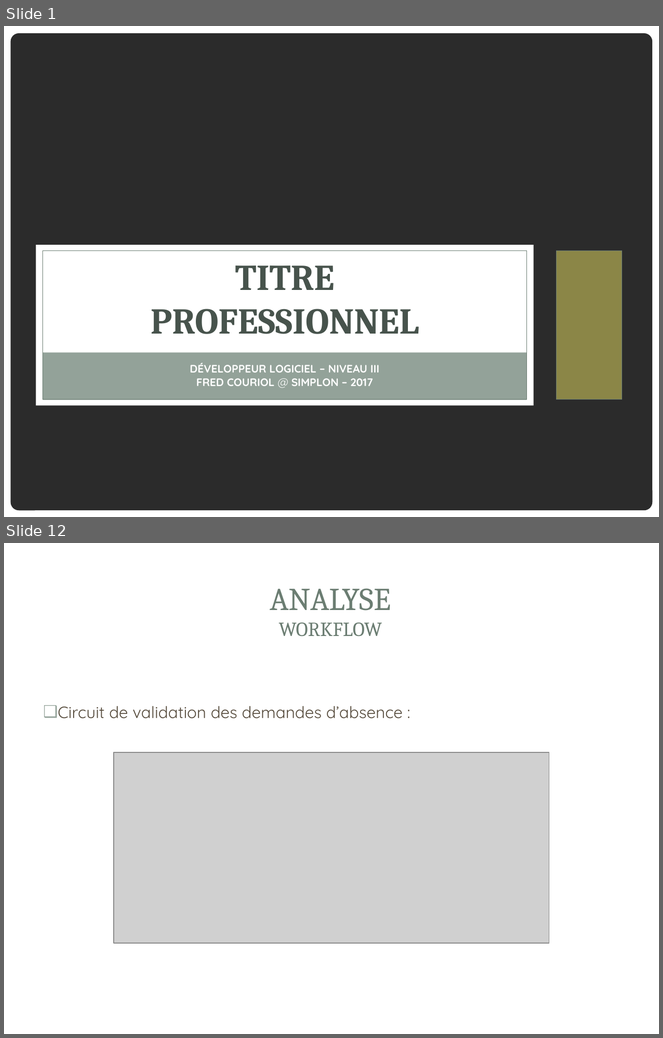
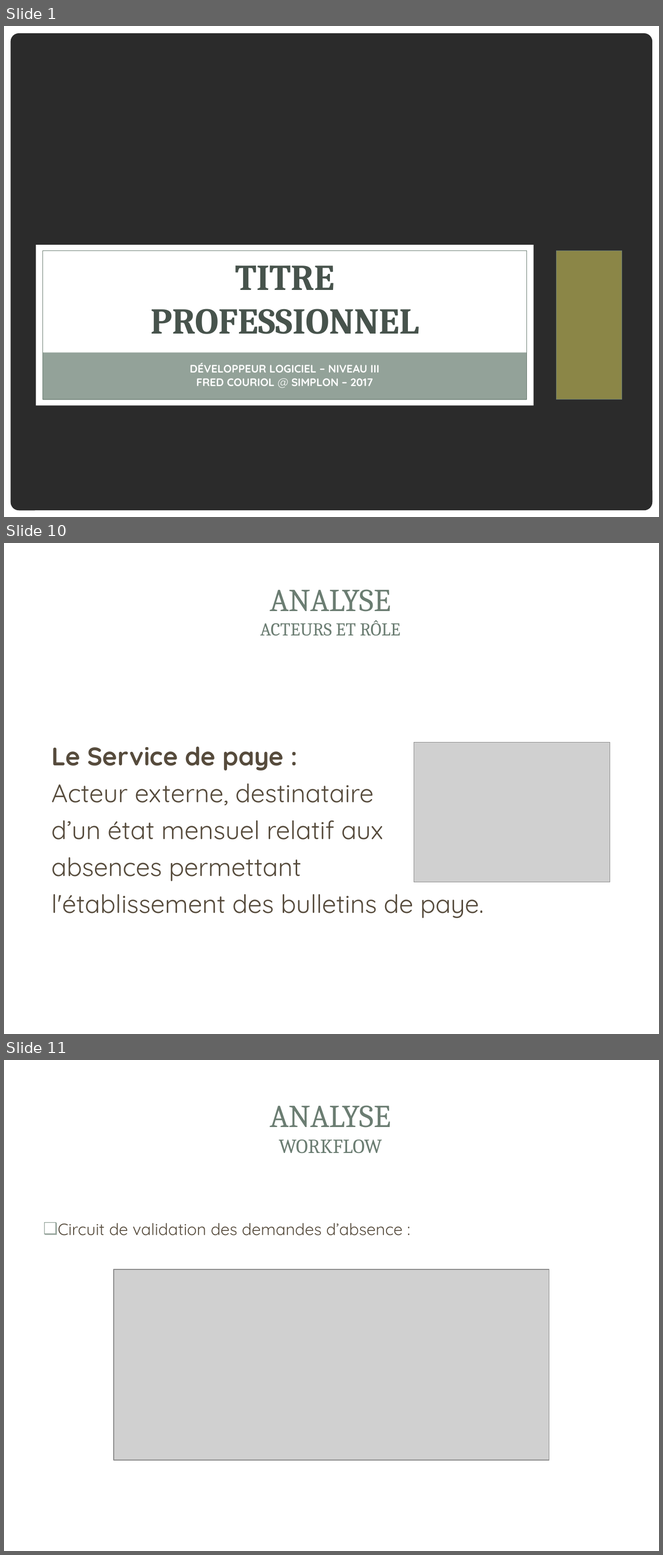
Before and after one commit to gestionsAbsences/gestionAbsences, a slide deck: Projet/Dossier/Fred/COURIOL_Fred_Présentation.ppt. Shown one above the other, each under a label of ours: slides 1 and 12 before the commit, slides 1, 10 and 11 after it; the slides between them are not shown. The pictures are 663x1038 and 663x1555 pixels, drawn with LibreOffice and Linux fonts; fonts in the diff are those of the drawing; grey boxes stand for pictures; background and template pictures are left out; a plain dark background stands for a picture behind light text. Boxes give left, top, right and bottom in pixels: in the first picture for what was removed or moved away, otherwise in the second. Text is boxed around its words. In the diff, an @@ line names an element or a change of style, - is before the commit and + after.

```diff
--- a/Projet/Dossier/Fred/COURIOL_Fred_Présentation.ppt
+++ b/Projet/Dossier/Fred/COURIOL_Fred_Présentation.ppt
@@ slide 10 added at <box>4,543,659,1034</box>, background picture (left out); not listed: 2 template elements that a slide beside it also shows @@
@@ title added at <box>260,589,401,636</box>, 20 pt, text #6B7D72 @@
+ANALYSE
+ACTEURS ET RÔLE
@@ picture added at <box>414,742,610,883</box> @@
@@ text added at <box>51,746,484,918</box>, 28 pt, text #564B3C @@
+Le Service de paye :
+Acteur externe, destinataire
+d’un état mensuel relatif aux
+absences permettant
+l'établissement des bulletins de paye.
@@ what was slide 12 is now slide 11 @@
```
Also in this commit, not shown: 4 slides changed, 4 other slides added, 10 slides removed, 3 other files.
